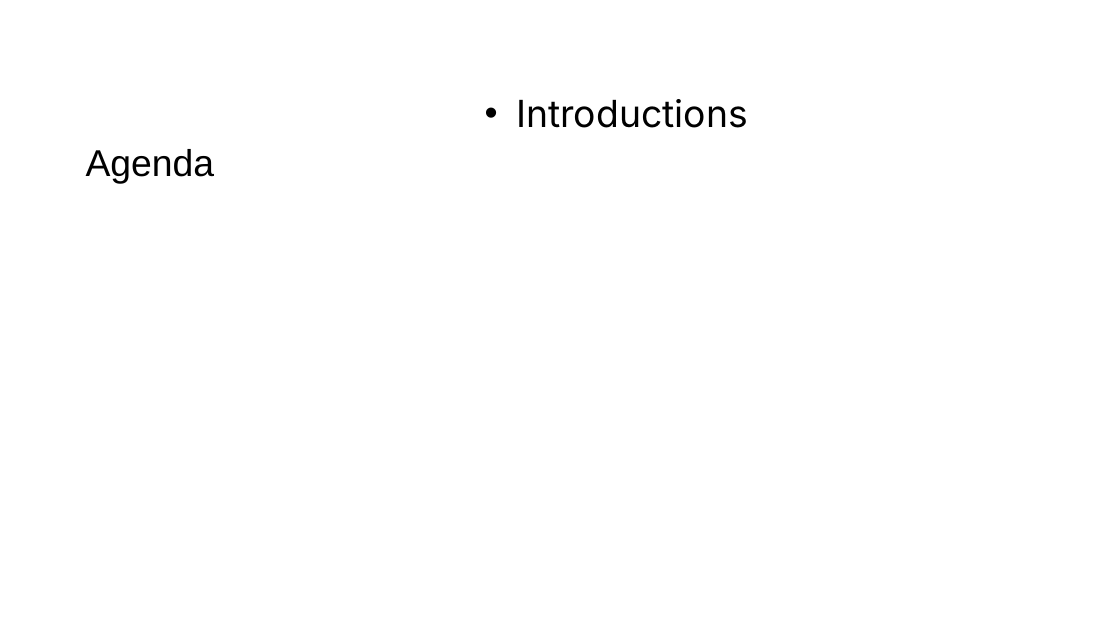
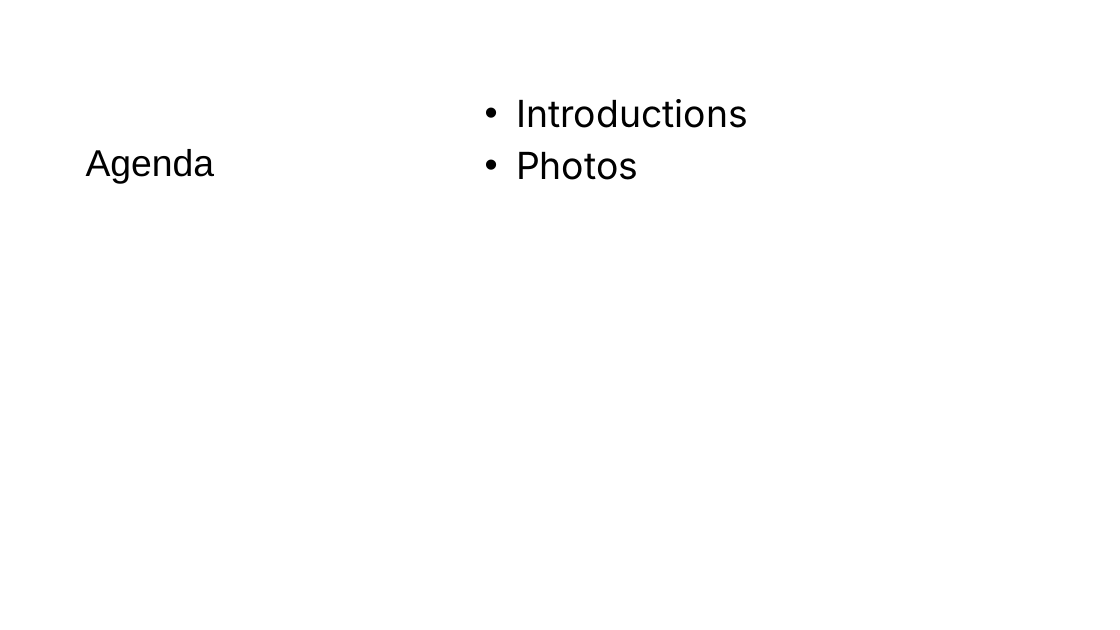
Before and after one commit to hylandtechoutreach/peeke-internship-2025, a slide deck: slide 2 of WelcomeIntros.pptx. Drawn at 1120x630 pixels with LibreOffice and Linux fonts; fonts in the diff are those of the drawing. Boxes give left, top, right and bottom in pixels: in the first picture for what was removed or moved away, otherwise in the second. Text is boxed around its words. In the diff, an @@ line names an element or a change of style, - is before the commit and + after.

```diff
--- a/WelcomeIntros.pptx
+++ b/WelcomeIntros.pptx
@@ text at <box>516,151,638,180</box>: paragraph added @@
+• Photos
```
Also in this commit, not shown: 2 slides added, 1 other file.
